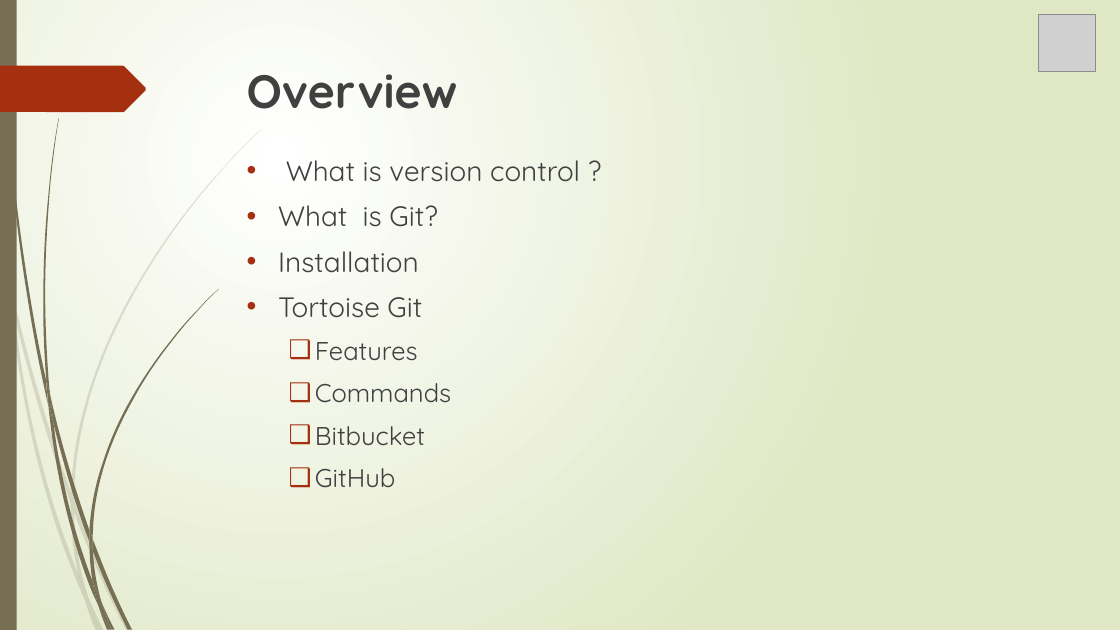
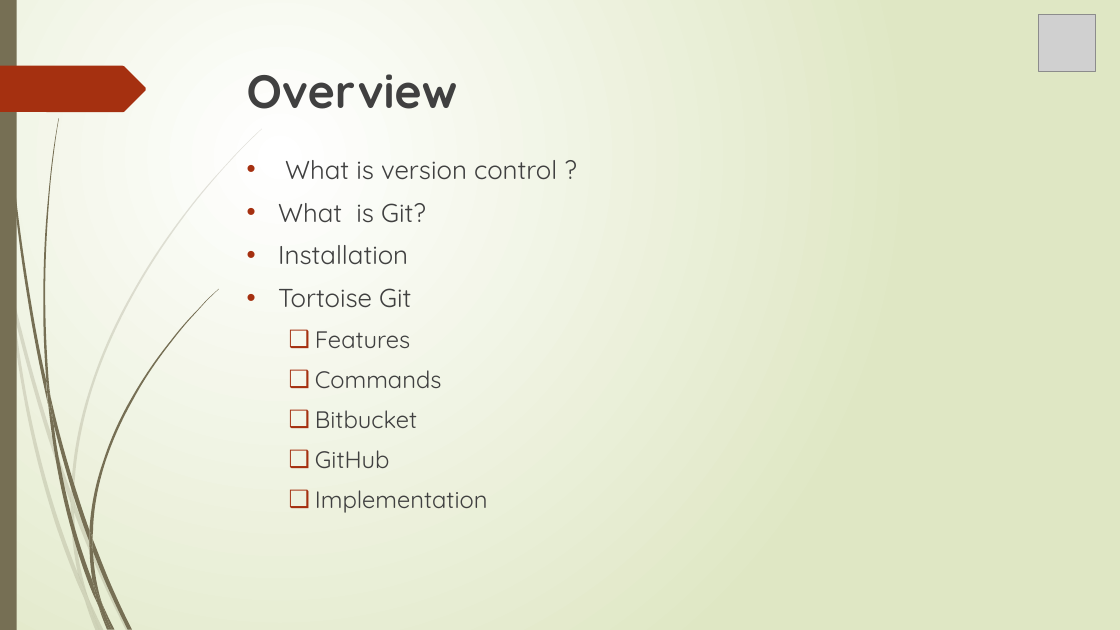
Before and after one commit to MaryGreeshma/testrepo, a slide deck: slide 2 of Git.pptx. Drawn at 1120x630 pixels with LibreOffice and Linux fonts; fonts in the diff are those of the drawing; grey boxes stand for pictures. Boxes give left, top, right and bottom in pixels: in the first picture for what was removed or moved away, otherwise in the second. Text is boxed around its words. In the diff, an @@ line names an element or a change of style, - is before the commit and + after.

Commit message:
git

```diff
--- a/Git.pptx
+++ b/Git.pptx
@@ text at [278,160,557,468]: paragraph added @@
+  ❑ Implementation
@@ text at [278,160,557,468]: size 24 to 22.2 pt in "What is version control ?", "What is Git?", "Installation", "Tortoise Git"; size 22 to 20.4 pt in "Features", "Commands", "Bitbucket", "GitHub" @@
```
Also in this commit, not shown: 1 other slide changed, 1 slide removed.
